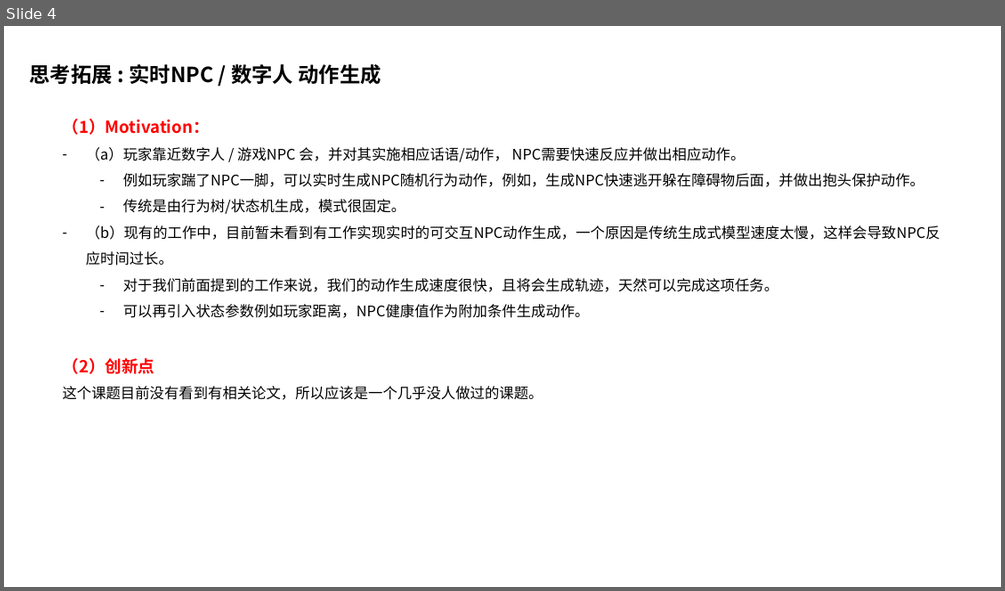
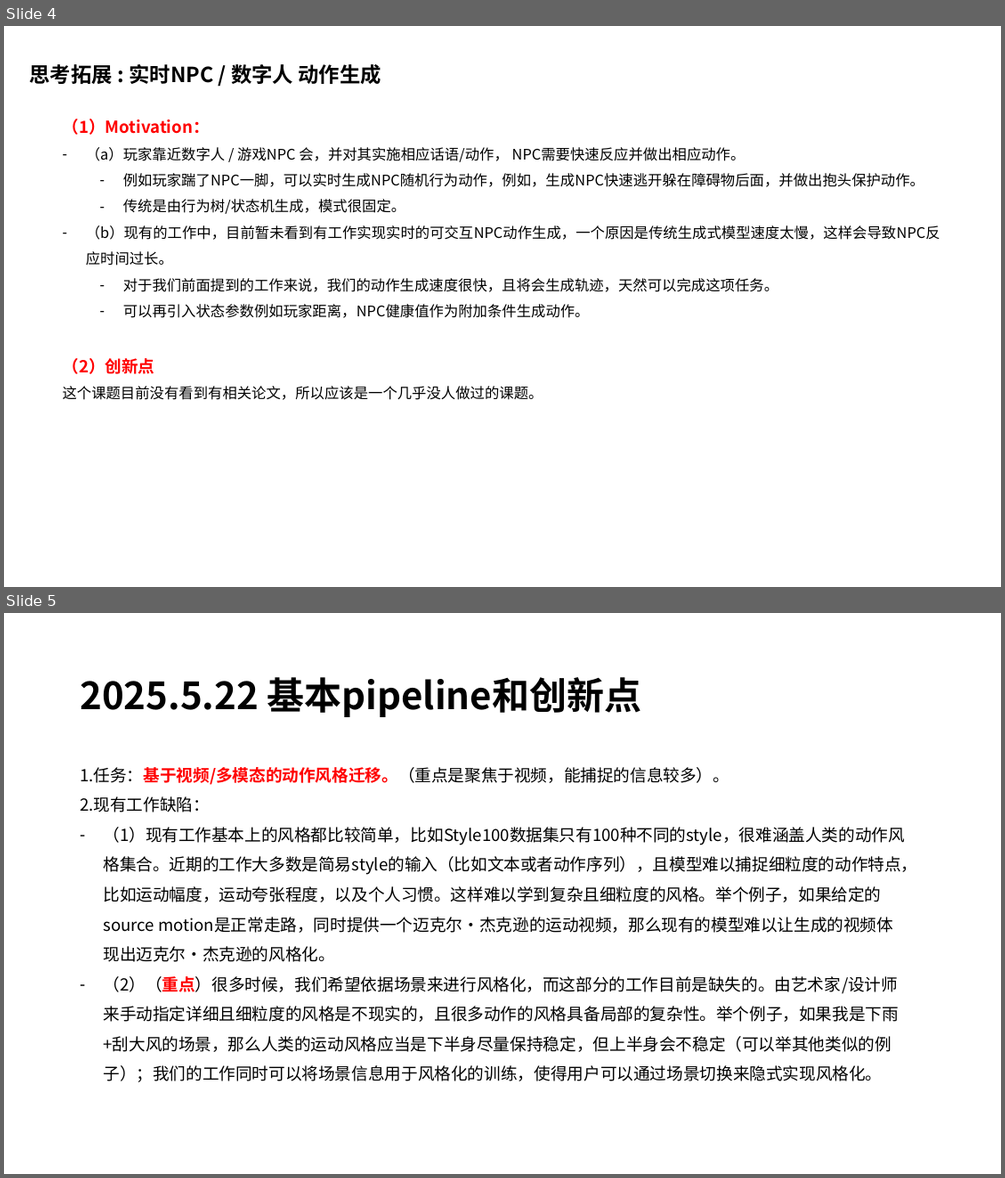
Before and after one commit to YYHHOrganization/PrepareForWorkNotes, a slide deck: AI/动作生成/创新点探究/动作生成Motivation.pptx. Shown one above the other, each under a label of ours: slide 4 before the commit, slides 4 and 5 after it. The pictures are 1005x591 and 1005x1178 pixels, drawn with LibreOffice and Linux fonts; fonts in the diff are those of the drawing. Boxes give left, top, right and bottom in pixels: in the first picture for what was removed or moved away, otherwise in the second. Text is boxed around its words. In the diff, an @@ line names an element or a change of style, - is before the commit and + after.

```diff
--- a/AI/动作生成/创新点探究/动作生成Motivation.pptx
+++ b/AI/动作生成/创新点探究/动作生成Motivation.pptx
@@ slide 5 added at <box>4,613,1001,1174</box>, background #FFFFFF @@
@@ title added at <box>80,677,642,717</box>, 36 pt, text #000000, bold @@
+2025.5.22 基本pipeline和创新点
@@ text added at <box>80,767,917,1082</box>, 16 pt, text #000000 @@
+1.任务：基于视频/多模态的动作风格迁移。（重点是聚焦于视频，能捕捉的信息较多）。
+2.现有工作缺陷：
+– （1）现有工作基本上的风格都比较简单，比如Style100数据集只有100种不同的style，很难涵盖人类的动作风格集合。近期的工作大多数是简易style的输入（比如文本或者动作序列），且模型难以捕捉细粒度的动作特点，比如运动幅度，运动夸张程度，以及个人习惯。这样难以学到复杂且细粒度的风格。举个例子，如果给定的source motion是正常走路，同时提供一个迈克尔·杰克逊的运动视频，那么现有的模型难以让生成的视频体现出迈克尔·杰克逊的风格化。
+– （2）（重点）很多时候，我们希望依据场景来进行风格化，而这部分的工作目前是缺失的。由艺术家/设计师来手动指定详细且细粒度的风格是不现实的，且很多动作的风格具备局部的复杂性。举个例子，如果我是下雨+刮大风的场景，那么人类的运动风格应当是下半身尽量保持稳定，但上半身会不稳定（可以举其他类似的例子）；我们的工作同时可以将场景信息用于风格化的训练，使得用户可以通过场景切换来隐式实现风格化。
```
Also in this commit, not shown: 2 other slides added, 1 other file.
